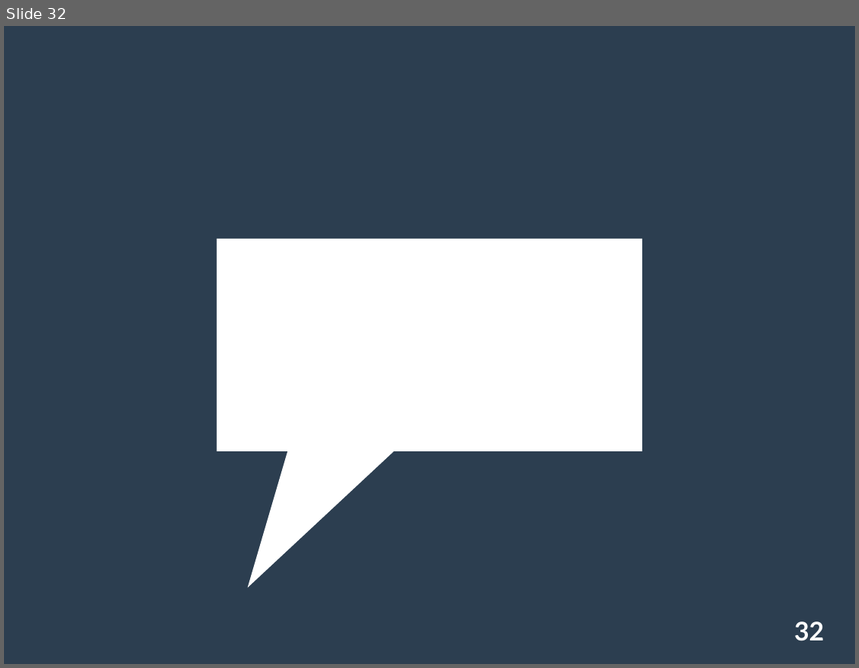
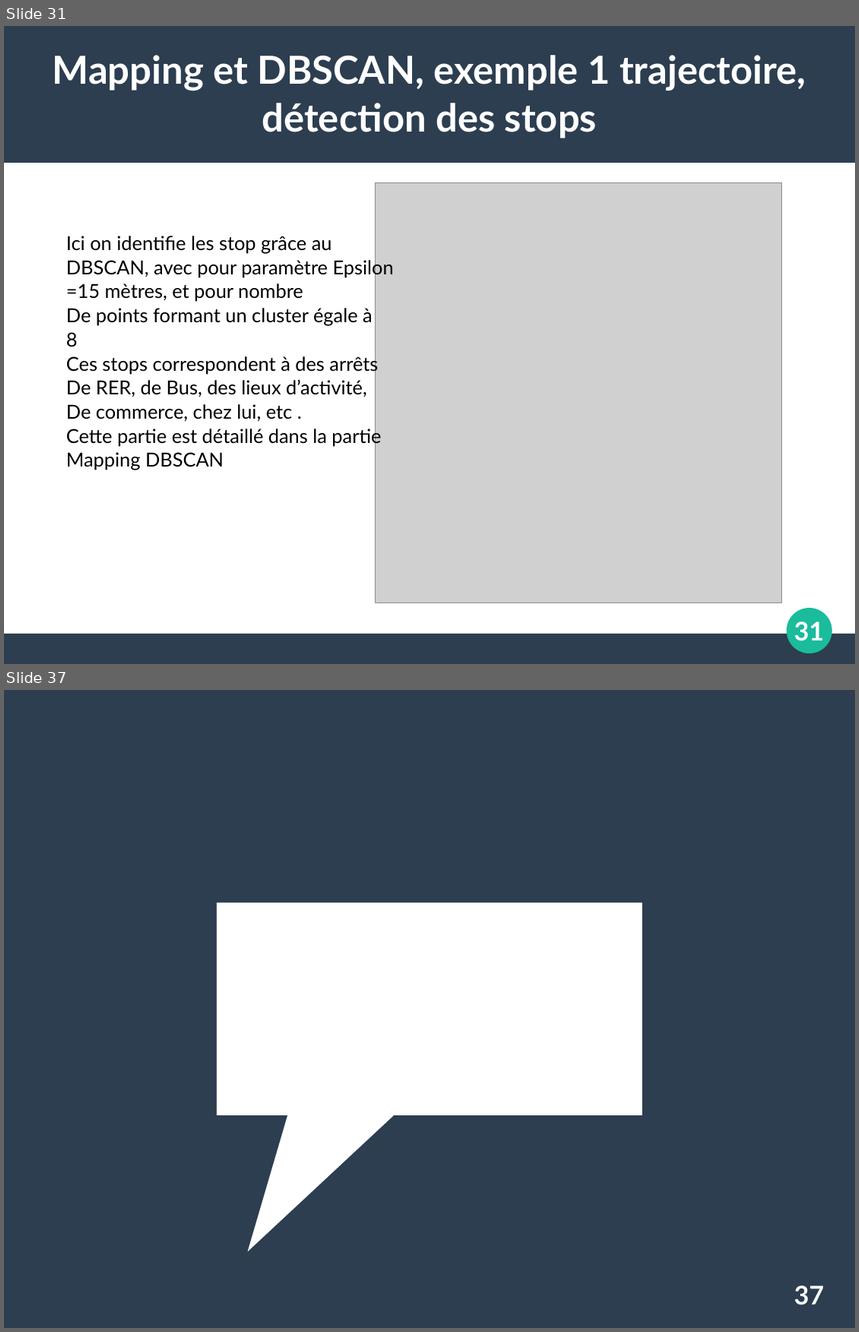
Before and after one commit to koper921/ProjetGps, a slide deck: Slide TER.ppt. Shown one above the other, each under a label of ours: slide 32 before the commit, slides 31 and 37 after it; the slides between them are not shown. The pictures are 859x668 and 859x1332 pixels, drawn with LibreOffice and Linux fonts; fonts in the diff are those of the drawing; grey boxes stand for pictures. Boxes give left, top, right and bottom in pixels: in the first picture for what was removed or moved away, otherwise in the second. Text is boxed around its words. In the diff, an @@ line names an element or a change of style, - is before the commit and + after.

Commit message:
ajout détection stop, moove dbscan+ modif sur slide

```diff
--- a/Slide TER.ppt
+++ b/Slide TER.ppt
@@ slide 31 added at (4, 26, 855, 664), background #FFFFFF @@
@@ rectangle added at (4, 26, 855, 163), fill #2C3E50 @@
@@ title added at (53, 55, 807, 138), 36 pt, text #FFFFFF, bold @@
+Mapping et DBSCAN, exemple 1 trajectoire, détection des stops
@@ picture added at (376, 183, 781, 603) @@
@@ text added at (66, 236, 394, 471), 18 pt, text #000000 @@
+Ici on identifie les stop grâce au
+DBSCAN, avec pour paramètre Epsilon
+=15 mètres, et pour nombre
+De points formant un cluster égale à
+8
+Ces stops correspondent à des arrêts
+De RER, de Bus, des lieux d’activité,
+De commerce, chez lui, etc .
+Cette partie est détaillé dans la partie
+Mapping DBSCAN
@@ ellipse added at (788, 608, 833, 654), fill #1ABC9C @@
@@ rectangle added at (4, 634, 855, 664), fill #2C3E50 @@
@@ page number added at (794, 622, 824, 642), 24 pt, text #FFFFFF, bold @@
+31
@@ what was slide 32 is now slide 37 @@
@@ page number at (794, 1286, 824, 1306): text changed @@
-32
+37
```
Also in this commit, not shown: 11 slides changed, 4 other slides added, 11 other files.
